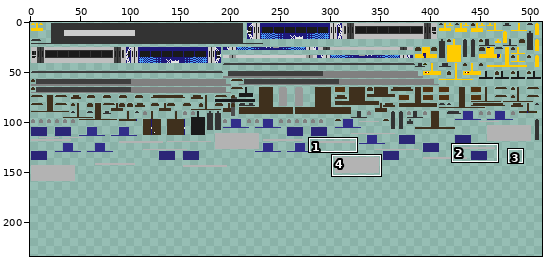
Two versions of one sprite sheet, src/main/resources/assets/tc/textures/trains/Class_158_LightBlue.png. Above, an overview of the earlier version with the close-up marked.
Close-up. First the earlier version:
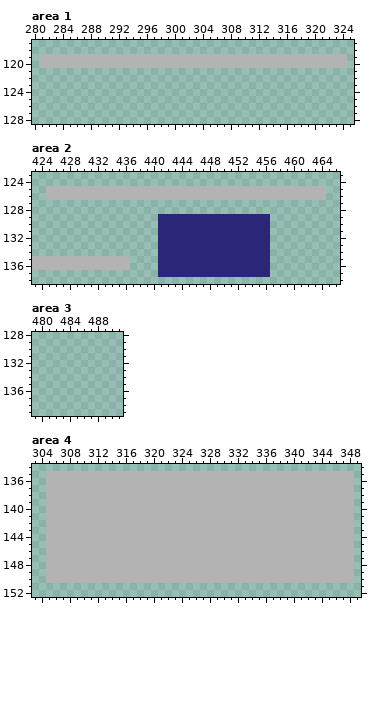
The file is 512x512 pixels. Colours within 5 levels of each other are drawn and written as one. Shown: area 1: x 280..325, y 117..128; area 2: x 423..466, y 123..138; area 3: x 479..491, y 128..139; area 4: x 303..349, y 134..152. The wide view leaves out empty margins. The commit also changed other parts of the picture, which this record leaves out.
After the commit:
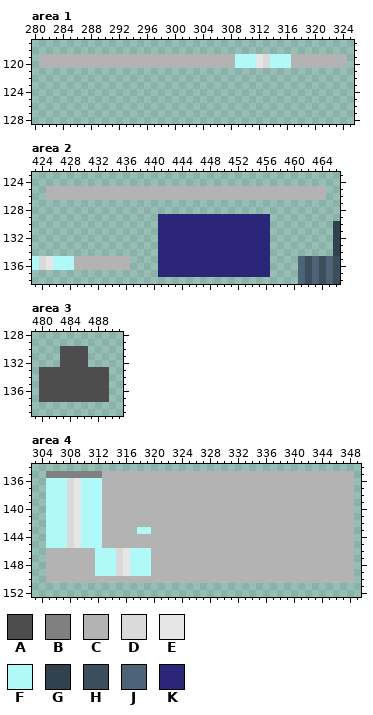
Palette (. is transparent): A #4d4d4d  B #808080  C #b3b3b3  D #dadada  E #e6e6e6  F #b1f8f8  G #32414e  H #3c4d5b  J #4d6377  K #2b2677
Edits made:
--- area 1
@@ x 307..318 @@
 118 ............
-119 CCCCCCCCCCCC
-120 CCCCCCCCCCCC
+119 CCFFFEDFFFCC
+120 CCFFFEDFFFCC
 121 ............
--- area 2
@@ x 423..466 @@
 129 ..................KKKKKKKKKKKKKKKK..........
-130 ..................KKKKKKKKKKKKKKKK..........
-131 ..................KKKKKKKKKKKKKKKK..........
-132 ..................KKKKKKKKKKKKKKKK..........
-133 ..................KKKKKKKKKKKKKKKK..........
-134 ..................KKKKKKKKKKKKKKKK..........
-135 CCCCCCCCCCCCCC....KKKKKKKKKKKKKKKK..........
-136 CCCCCCCCCCCCCC....KKKKKKKKKKKKKKKK..........
-137 ..................KKKKKKKKKKKKKKKK..........
-138 ............................................
+130 ..................KKKKKKKKKKKKKKKK.........G
+131 ..................KKKKKKKKKKKKKKKK.........G
+132 ..................KKKKKKKKKKKKKKKK.........G
+133 ..................KKKKKKKKKKKKKKKK.........G
+134 ..................KKKKKKKKKKKKKKKK.........G
+135 FDEFFFCCCCCCCC....KKKKKKKKKKKKKKKK....JHJHJH
+136 FDEFFFCCCCCCCC....KKKKKKKKKKKKKKKK....JHJHJH
+137 ..................KKKKKKKKKKKKKKKK....JHJHJH
+138 ......................................JHJHJH
--- area 3
@@ x 479..491 @@
 129 .............
-130 .............
-131 .............
-132 .............
-133 .............
-134 .............
-135 .............
-136 .............
-137 .............
+130 ....AAAA.....
+131 ....AAAA.....
+132 ....AAAA.....
+133 .AAAAAAAAAA..
+134 .AAAAAAAAAA..
+135 .AAAAAAAAAA..
+136 .AAAAAAAAAA..
+137 .AAAAAAAAAA..
 138 .............
--- area 4
@@ x 303..321 @@
 134 ...................
-135 ..CCCCCCCCCCCCCCCCC
-136 ..CCCCCCCCCCCCCCCCC
-137 ..CCCCCCCCCCCCCCCCC
-138 ..CCCCCCCCCCCCCCCCC
-139 ..CCCCCCCCCCCCCCCCC
-140 ..CCCCCCCCCCCCCCCCC
-141 ..CCCCCCCCCCCCCCCCC
-142 ..CCCCCCCCCCCCCCCCC
-143 ..CCCCCCCCCCCCCCCCC
-144 ..CCCCCCCCCCCCCCCCC
-145 ..CCCCCCCCCCCCCCCCC
-146 ..CCCCCCCCCCCCCCCCC
-147 ..CCCCCCCCCCCCCCCCC
-148 ..CCCCCCCCCCCCCCCCC
-149 ..CCCCCCCCCCCCCCCCC
+135 ..BBBBBBBBCCCCCCCCC
+136 ..FFFDEFFFCCCCCCCCC
+137 ..FFFDEFFFCCCCCCCCC
+138 ..FFFDEFFFCCCCCCCCC
+139 ..FFFDEFFFCCCCCCCCC
+140 ..FFFDEFFFCCCCCCCCC
+141 ..FFFDEFFFCCCCCCCCC
+142 ..FFFDEFFFCCCCCCCCC
+143 ..FFFDEFFFCCCCCFFCC
+144 ..FFFDEFFFCCCCCCCCC
+145 ..FFFDEFFFCCCCCCCCC
+146 ..CCCCCCCFFFDEFFFCC
+147 ..CCCCCCCFFFDEFFFCC
+148 ..CCCCCCCFFFDEFFFCC
+149 ..CCCCCCCFFFDEFFFCC
 150 ..CCCCCCCCCCCCCCCCC
